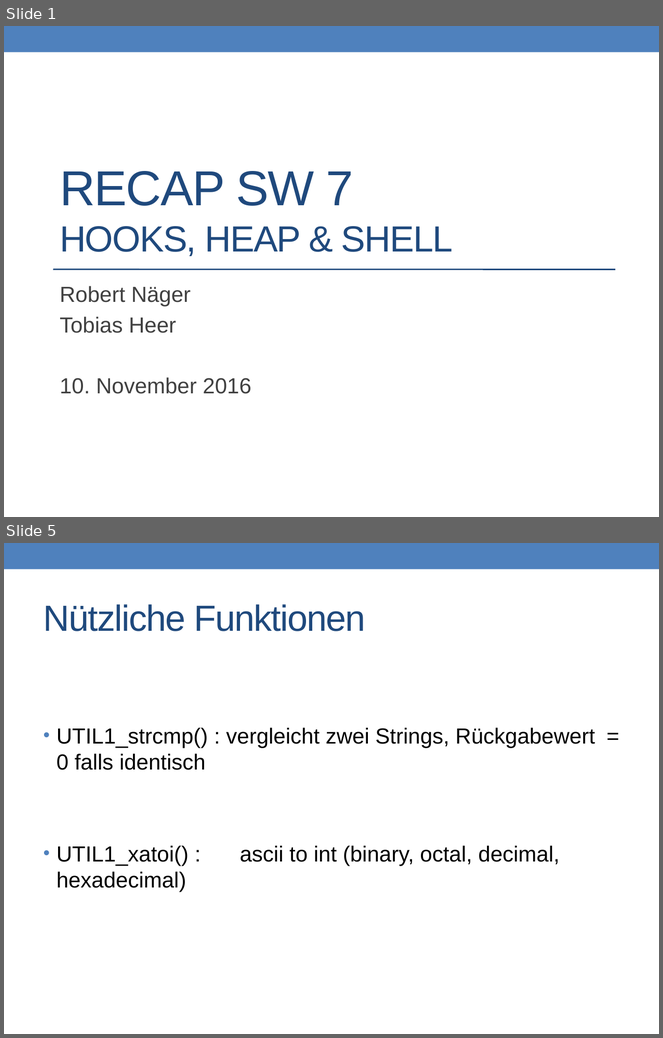
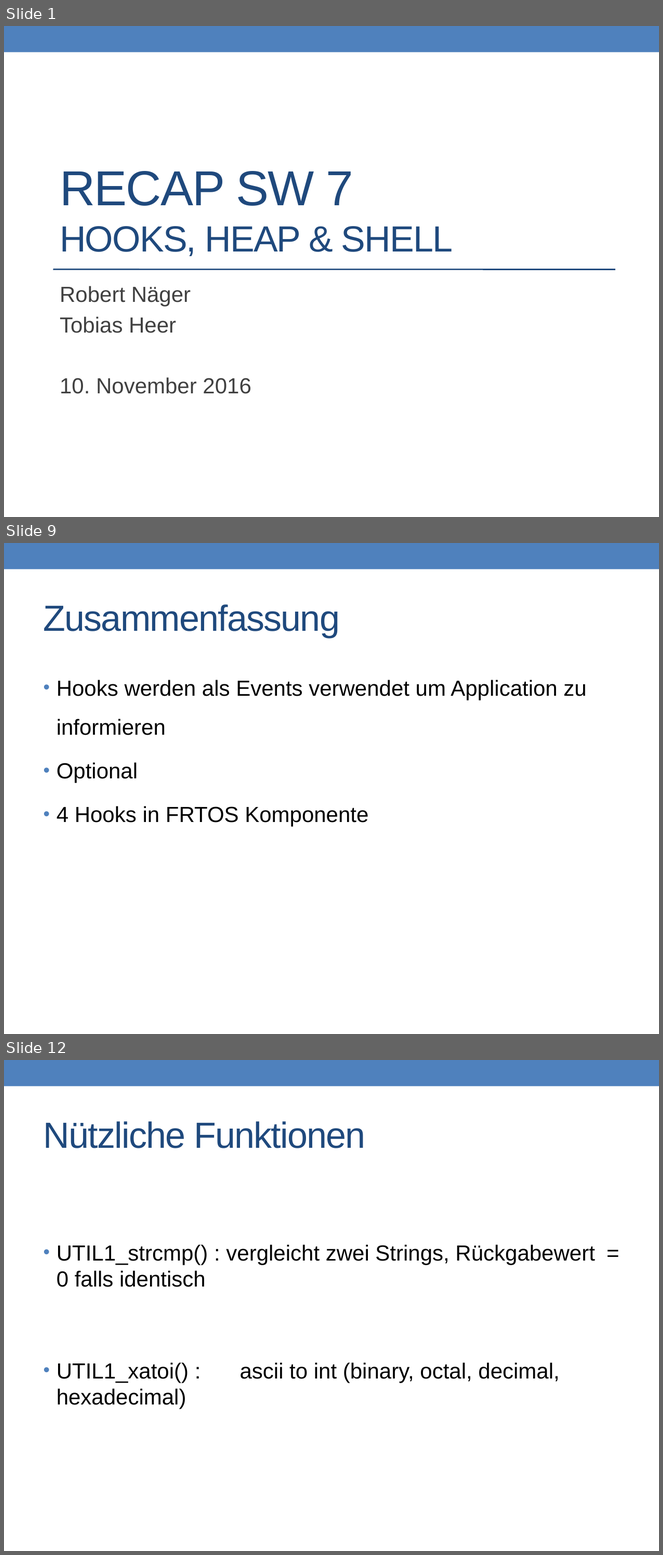
Before and after one commit to prg2lt1/robogit, a slide deck: Recap/ToroRecap.pptx. Shown one above the other, each under a label of ours: slides 1 and 5 before the commit, slides 1, 9 and 12 after it; the slides between them are not shown. The pictures are 663x1038 and 663x1555 pixels, drawn with LibreOffice and Linux fonts; fonts in the diff are those of the drawing. Boxes give left, top, right and bottom in pixels: in the first picture for what was removed or moved away, otherwise in the second. Text is boxed around its words. In the diff, an @@ line names an element or a change of style, - is before the commit and + after.

```diff
--- a/Recap/ToroRecap.pptx
+++ b/Recap/ToroRecap.pptx
@@ slide 9 added at (4, 543, 659, 1034), background #FFFFFF; not listed: 1 template element that a slide beside it also shows @@
@@ title added at (44, 604, 340, 638), 40 pt, text #1F497D @@
+Zusammenfassung
@@ text added at (57, 680, 586, 827), 24 pt, text #000000 @@
+• Hooks werden als Events verwendet um Application zu informieren
+• Optional
+• 4 Hooks in FRTOS Komponente
@@ what was slide 5 is now slide 12 @@
```
Also in this commit, not shown: 4 slides changed, 9 other slides added, 2 slides removed.
